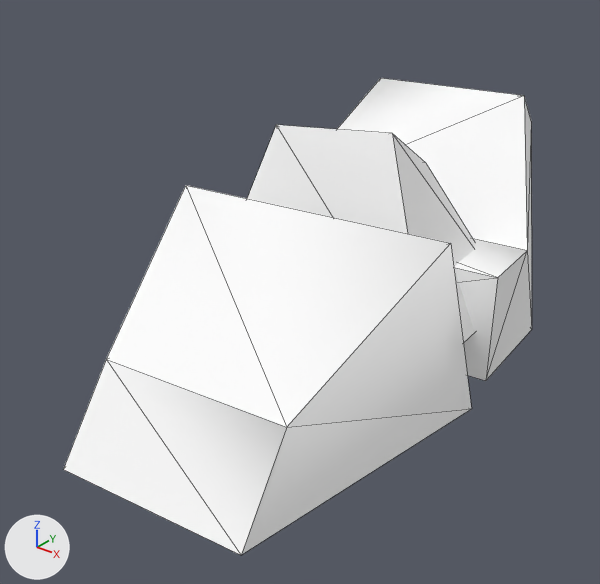
An edit to the OBJ model Assets/Art/Nova1492/GXConverted/Models/Characters/MobAndBoss/datan_common_moblegs3_04905874.obj, drawn before and after from the same camera.
Both versions are drawn from a camera (50 mm lens) standing at (0.605, -0.866, 0.3) and looking at (-0.03, -0.072, -0.192). Every picture has the same lights, and +X, +Y and +Z are marked at lower left. The first picture is the older version. Mesh edges are drawn as thin lines. Where no turn or scale is listed for an object, it has been applied to the vertices.

The scene before the commit, as lines of its bpy script (objects in view):
```python
me_datan_common_moblegs3_04905874 = bpy.data.meshes.new('datan_common_moblegs3_04905874')
me_datan_common_moblegs3_04905874.from_pydata(...)  # 28 vertices, 38 faces; spans x -0.198..0.229, y -0.445..0.317, z -0.283..0.039
me_datan_common_moblegs3_04905874.materials.append(mat_datan_common_moblegs3_04905874)  # its picture is missing
ob_datan_common_moblegs3_04905874 = bpy.data.objects.new('datan_common_moblegs3_04905874', me_datan_common_moblegs3_04905874)
ob_datan_common_moblegs3_04905874.location = (0.0, 0.0, 0.0)
```
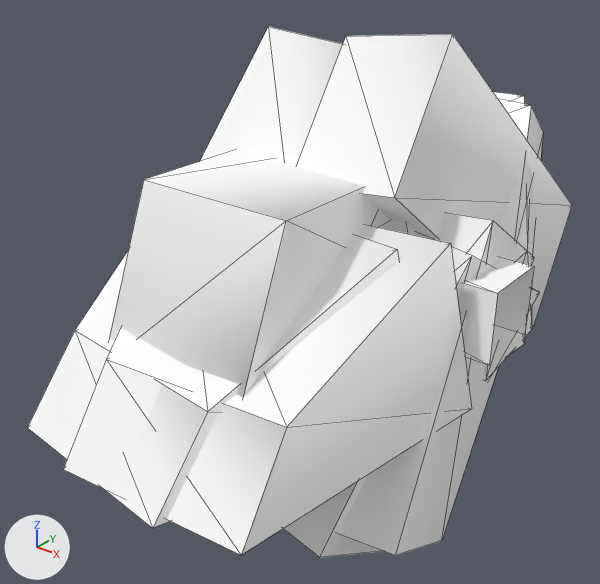
The change, as a list of edits to the scene's bpy script:
```text
Add me_datan_common_moblegs3_04905874_mesh04:
    me_datan_common_moblegs3_04905874_mesh04.from_pydata([(0.0, -0.131, -0.018), (-0.015, -0.001, 0.136), (0.023, 0.353, -0.158), (0.038, 0.223, -0.312), (0.149, -0.133, -0.001), (0.187, 0.221, -0.296), (0.171, 0.351, -0.141), (0.133, -0.003, 0.153)], [], [(0, 1, 2), (2, 3, 0), (4, 5, 6), (6, 7, 4), (0, 3, 5), (5, 4, 0), (3, 2, 6), (6, 5, 3), (2, 1, 7), (7, 6, 2), (1, 0, 4), (4, 7, 1)])
    me_datan_common_moblegs3_04905874_mesh04.materials.append(mat_datan_common_moblegs3_04905874)  # its picture is missing
Add me_datan_common_moblegs3_04905874_mesh01:
    me_datan_common_moblegs3_04905874_mesh01.from_pydata([(-0.152, -0.13, -0.02), (-0.139, -0.003, 0.136), (-0.164, 0.355, -0.153), (-0.176, 0.228, -0.31), (-0.002, -0.13, -0.032), (-0.027, 0.228, -0.322), (-0.015, 0.356, -0.165), (0.01, -0.002, 0.124)], [], [(0, 1, 2), (2, 3, 0), (4, 5, 6), (6, 7, 4), (0, 3, 5), (5, 4, 0), (3, 2, 6), (6, 5, 3), (2, 1, 7), (7, 6, 2), (1, 0, 4), (4, 7, 1)])
    me_datan_common_moblegs3_04905874_mesh01.materials.append(mat_datan_common_moblegs3_04905874)  # its picture is missing
Add ob_datan_common_moblegs3_04905874_mesh05:
    ob_datan_common_moblegs3_04905874_mesh05 = bpy.data.objects.new('datan_common_moblegs3_04905874_mesh05', me_datan_common_moblegs3_04905874_mesh05)  # 16 vertices, 20 faces; spans x -0.038..0.228, y -0.239..0.216, z -0.5..0.106; in mat_datan_common_moblegs3_04905874 (its picture is missing)
    ob_datan_common_moblegs3_04905874_mesh05.location = (0.0, 0.0, 0.0)
Add ob_datan_common_moblegs3_04905874_mesh04:
    ob_datan_common_moblegs3_04905874_mesh04 = bpy.data.objects.new('datan_common_moblegs3_04905874_mesh04', me_datan_common_moblegs3_04905874_mesh04)
    ob_datan_common_moblegs3_04905874_mesh04.location = (0.0, 0.0, 0.0)
Add ob_datan_common_moblegs3_04905874_mesh03:
    ob_datan_common_moblegs3_04905874_mesh03 = bpy.data.objects.new('datan_common_moblegs3_04905874_mesh03', me_datan_common_moblegs3_04905874_mesh03)  # 28 vertices, 38 faces; spans x -0.227..0.208, y -0.446..0.309, z -0.286..0.039; in mat_datan_common_moblegs3_04905874 (its picture is missing)
    ob_datan_common_moblegs3_04905874_mesh03.location = (0.0, 0.0, 0.0)
Add ob_datan_common_moblegs3_04905874_mesh02:
    ob_datan_common_moblegs3_04905874_mesh02 = bpy.data.objects.new('datan_common_moblegs3_04905874_mesh02', me_datan_common_moblegs3_04905874_mesh02)  # 16 vertices, 20 faces; spans x -0.045..0.229, y -0.252..0.199, z -0.518..0.085; in mat_datan_common_moblegs3_04905874 (its picture is missing)
    ob_datan_common_moblegs3_04905874_mesh02.location = (0.0, 0.0, 0.0)
Add ob_datan_common_moblegs3_04905874_mesh01:
    ob_datan_common_moblegs3_04905874_mesh01 = bpy.data.objects.new('datan_common_moblegs3_04905874_mesh01', me_datan_common_moblegs3_04905874_mesh01)
    ob_datan_common_moblegs3_04905874_mesh01.location = (0.0, 0.0, 0.0)
Add ob_datan_common_moblegs3_04905874_mesh00:
    ob_datan_common_moblegs3_04905874_mesh00 = bpy.data.objects.new('datan_common_moblegs3_04905874_mesh00', me_datan_common_moblegs3_04905874_mesh00)  # 18 vertices, 20 faces; spans x -0.261..0.255, y -0.35..0.265, z -0.325..0.0; in mat_datan_common_moblegs3_04905874 (its picture is missing)
    ob_datan_common_moblegs3_04905874_mesh00.location = (0.0, 0.0, 0.0)
```

What differs and where, as boxes [x1, y1, x2, y2] in the pictures (600 x 584 px):
'datan_common_moblegs3_04905874_mesh00', added
    after: [109, 150, 534, 398]
'datan_common_moblegs3_04905874_mesh04', added
    after: [297, 34, 572, 327]
'datan_common_moblegs3_04905874_mesh03', added
    after: [27, 99, 543, 528]
'datan_common_moblegs3_04905874_mesh05', added
    after: [338, 213, 534, 556]
'datan_common_moblegs3_04905874_mesh01', added
    after: [200, 27, 343, 163]
'datan_common_moblegs3_04905874_mesh02', added (mostly hidden)
    after: [283, 209, 540, 558]
